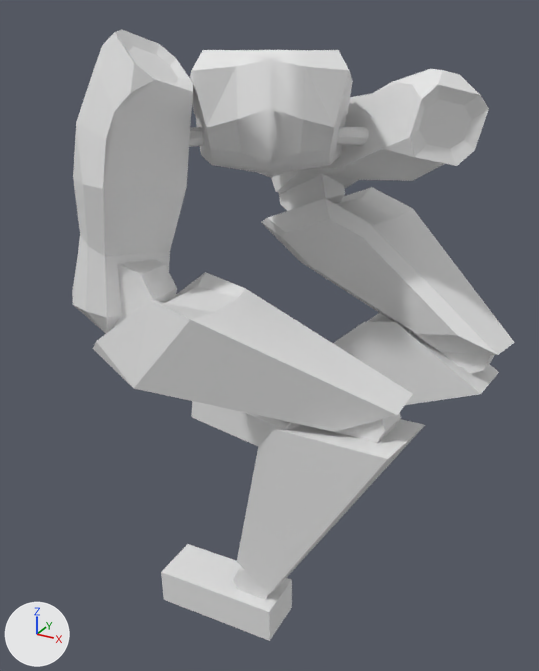
Before and after pictures for a commit that changed the FBX model Assets/_Project/Art/Blender Files/Legs-Bipedal-TwoJoint-Back.fbx.
Camera for both pictures: a 50 mm camera at (14.0, -24.4, 22.7) aimed at (0.9, -0.4, 10.7). The axes (+X, +Y, +Z) are drawn at lower left. The lights are the same throughout.

The first picture shows 'Mesh_Foot.L', 'Mesh_Foot.R', 'Mesh_Foot_Joint.L', 'Mesh_Leg1.L', 'Mesh_Leg1.R', 'Mesh_Leg1_Joint.R', 'Mesh_Leg2.L', 'Mesh_Leg2.R', 'Mesh_Leg2_Joint.L', 'Mesh_Leg2_Joint.R', 'Mesh_Leg3.L', 'Mesh_Leg3.R', 'Mesh_Leg3_Joint.L', 'Mesh_Leg3_Joint.R', 'Mesh_Trunk'.
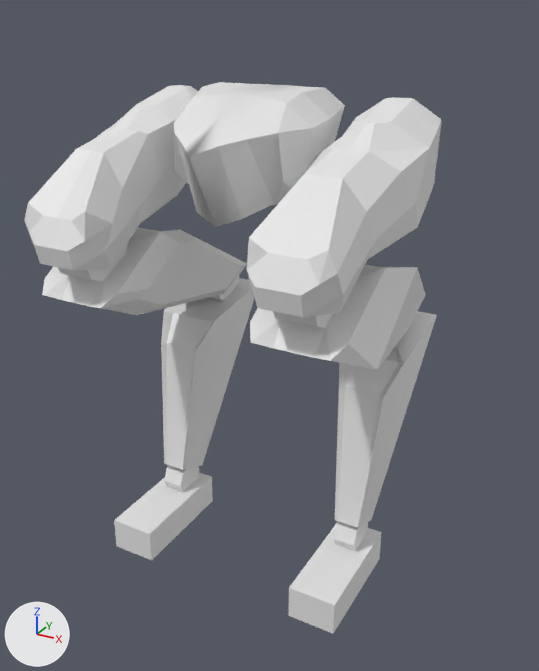
Changed parts and their boxes [x1, y1, x2, y2] in the pictures (539 x 671 px):
'Mesh_Leg1.L', moved, turned
    before: [72, 30, 193, 333]
    after: [247, 97, 442, 317]
'Mesh_Leg2.L', moved, turned
    before: [93, 272, 413, 432]
    after: [250, 265, 426, 370]
'Mesh_Leg1.R', moved, turned
    before: [271, 69, 489, 193]
    after: [24, 85, 198, 270]
'Mesh_Leg2.R', moved, turned
    before: [261, 187, 515, 355]
    after: [42, 228, 247, 315]
'Mesh_Trunk', moved, turned
    before: [190, 50, 353, 177]
    after: [174, 82, 345, 227]
'Mesh_Leg3.L', moved, turned
    before: [237, 419, 425, 594]
    after: [335, 311, 437, 528]
'Mesh_Leg3.R', moved, turned
    before: [285, 313, 499, 423]
    after: [161, 278, 254, 470]
'Mesh_Foot.L', moved, turned
    before: [161, 544, 292, 641]
    after: [288, 522, 381, 633]
'Mesh_Foot.R', moved, turned
    before: [191, 401, 291, 446]
    after: [114, 473, 213, 560]
'Mesh_Leg2_Joint.L', moved, turned
    before: [113, 259, 177, 326]
    after: [273, 311, 332, 328]
'Mesh_Leg2_Joint.R', moved, turned
    before: [279, 174, 345, 211]
    after: [58, 242, 128, 281]
'Mesh_Foot_Joint.L', moved, turned
    before: [233, 566, 269, 599]
    after: [334, 521, 368, 551]
'Mesh_Leg3_Joint.R', moved, turned
    before: [441, 352, 494, 374]
    after: [209, 275, 239, 300]
'Mesh_Foot_Joint.R', turned (not visible before)
    after: [164, 465, 199, 492]
'Mesh_Leg1_Joint.R', moved, turned (not visible afterwards)
    before: [337, 126, 369, 146]

The change, as a diff of the scene's bpy script:
```diff
--- a/Assets/_Project/Art/Blender Files/Legs-Bipedal-TwoJoint-Back.fbx.py
+++ b/Assets/_Project/Art/Blender Files/Legs-Bipedal-TwoJoint-Back.fbx.py
@@ ob_mesh_leg3_joint_r @@
 ob_mesh_leg3_joint_r = bpy.data.objects.new('Mesh_Leg3_Joint.R', me_cylinder_005)
-ob_mesh_leg3_joint_r.location = (-1.99, -2.11, 5.17)
-ob_mesh_leg3_joint_r.rotation_euler = (-0.667, -0.0992, -1.596)  # degrees (-38, -5.7, -91)
+ob_mesh_leg3_joint_r.location = (0.0, 0.0, 0.0)
@@ ob_mesh_leg3_r @@
 ob_mesh_leg3_r = bpy.data.objects.new('Mesh_Leg3.R', me_cube_006)
-ob_mesh_leg3_r.location = (-1.99, -2.11, 5.17)
-ob_mesh_leg3_r.rotation_euler = (-0.667, -0.0992, -1.596)  # degrees (-38, -5.7, -91)
+ob_mesh_leg3_r.location = (0.0, 0.0, 0.0)
@@ ob_mesh_leg1_r @@
 ob_mesh_leg1_r = bpy.data.objects.new('Mesh_Leg1.R', me_cube_008)
-ob_mesh_leg1_r.location = (-0.23, -4.93, 2.61)
-ob_mesh_leg1_r.rotation_euler = (0.0259, -0.238, -2.182)  # degrees (1.5, -14, -125)
+ob_mesh_leg1_r.location = (0.0, 0.0, 0.0)
@@ ob_mesh_leg2_l @@
 ob_mesh_leg2_l = bpy.data.objects.new('Mesh_Leg2.L', me_cube_007)
-ob_mesh_leg2_l.location = (3.66, -0.14, -0.92)
-ob_mesh_leg2_l.rotation_euler = (-3.005, -0.0374, -1.533)  # degrees (-172, -2.1, -88)
+ob_mesh_leg2_l.location = (0.0, 0.0, 0.0)
+ob_mesh_leg2_l.rotation_euler = (-3.142, 0.0, 0.0)  # degrees (-180, 0, 0)
 ob_mesh_leg2_l.scale = (-1.0, -1.0, -1.0)
@@ ob_mesh_leg2_joint_r @@
 ob_mesh_leg2_joint_r = bpy.data.objects.new('Mesh_Leg2_Joint.R', me_cylinder_006)
-ob_mesh_leg2_joint_r.location = (1.66, -1.33, 0.79)
-ob_mesh_leg2_joint_r.rotation_euler = (-0.148, -0.0498, -1.729)  # degrees (-8.5, -2.9, -99)
+ob_mesh_leg2_joint_r.location = (0.0, 0.0, 0.0)
@@ ob_mesh_leg1_joint_r @@
 ob_mesh_leg1_joint_r = bpy.data.objects.new('Mesh_Leg1_Joint.R', me_cylinder_008)
-ob_mesh_leg1_joint_r.location = (0.88, -2.53, 1.48)
-ob_mesh_leg1_joint_r.rotation_euler = (0.0625, -0.0783, -2.372)  # degrees (3.6, -4.5, -136)
+ob_mesh_leg1_joint_r.location = (0.0, 0.0, 0.0)
@@ ob_mesh_leg1_l @@
 ob_mesh_leg1_l = bpy.data.objects.new('Mesh_Leg1.L', me_cube_008)
-ob_mesh_leg1_l.location = (12.8, -5.13, 8.75)
-ob_mesh_leg1_l.rotation_euler = (-2.113, -0.139, -1.881)  # degrees (-121, -8, -108)
+ob_mesh_leg1_l.location = (0.0, 0.0, 0.0)
+ob_mesh_leg1_l.rotation_euler = (3.142, 0.0, 0.0)  # degrees (180, 0, 0)
 ob_mesh_leg1_l.scale = (-1.0, -1.0, -1.0)
@@ ob_mesh_foot_joint_l @@
 ob_mesh_foot_joint_l = bpy.data.objects.new('Mesh_Foot_Joint.L', me_cylinder_001)
-ob_mesh_foot_joint_l.location = (1.74, 0.42, -0.08)
-ob_mesh_foot_joint_l.rotation_euler = (-3.128, 0.00143, -1.545)  # degrees (-179, 0.1, -89)
+ob_mesh_foot_joint_l.location = (0.0, 0.0, 0.0)
+ob_mesh_foot_joint_l.rotation_euler = (-3.142, 0.0, 0.0)  # degrees (-180, 0, 0)
 ob_mesh_foot_joint_l.scale = (-1.0, -1.0, -1.0)
@@ ob_mesh_foot_joint_r @@
 ob_mesh_foot_joint_r.location = (-1.23, -2.06, 4.24)
-ob_mesh_foot_joint_r.rotation_euler = (-0.102, -0.0277, -1.62)  # degrees (-5.8, -1.6, -93)
@@ ob_mesh_leg2_joint_l @@
 ob_mesh_leg2_joint_l = bpy.data.objects.new('Mesh_Leg2_Joint.L', me_cylinder_006)
-ob_mesh_leg2_joint_l.location = (3.66, -0.14, -0.92)
-ob_mesh_leg2_joint_l.rotation_euler = (-3.005, -0.0374, -1.533)  # degrees (-172, -2.1, -88)
+ob_mesh_leg2_joint_l.location = (0.0, 0.0, 0.0)
+ob_mesh_leg2_joint_l.rotation_euler = (-3.142, 0.0, 0.0)  # degrees (-180, 0, 0)
 ob_mesh_leg2_joint_l.scale = (-1.0, -1.0, -1.0)
@@ ob_mesh_foot_l @@
 ob_mesh_foot_l = bpy.data.objects.new('Mesh_Foot.L', me_cube)
-ob_mesh_foot_l.location = (1.74, 0.42, -0.08)
-ob_mesh_foot_l.rotation_euler = (-3.128, 0.00143, -1.545)  # degrees (-179, 0.1, -89)
+ob_mesh_foot_l.location = (0.0, 0.0, 0.0)
+ob_mesh_foot_l.rotation_euler = (-3.142, 0.0, 0.0)  # degrees (-180, 0, 0)
 ob_mesh_foot_l.scale = (-1.0, -1.0, -1.0)
@@ ob_mesh_leg3_l @@
 ob_mesh_leg3_l = bpy.data.objects.new('Mesh_Leg3.L', me_cube_006)
-ob_mesh_leg3_l.location = (2.21, 0.37, -0.27)
-ob_mesh_leg3_l.rotation_euler = (-0.052, -3.095, 1.463)  # degrees (-3, -177, 84)
+ob_mesh_leg3_l.location = (0.0, 0.0, 0.0)
+ob_mesh_leg3_l.rotation_euler = (-3.142, 0.0, 0.0)  # degrees (-180, 0, 0)
 ob_mesh_leg3_l.scale = (-1.0, -1.0, -1.0)
@@ ob_mesh_trunk @@
 ob_mesh_trunk = bpy.data.objects.new('Mesh_Trunk', me_cube_005)
-ob_mesh_trunk.location = (1.93, -2.29, 1.35)
-ob_mesh_trunk.rotation_euler = (0.13, 0.0, -2.645)  # degrees (7.4, 0, -152)
+ob_mesh_trunk.location = (0.0, 0.0, 0.0)
@@ ob_mesh_foot_r @@
 ob_mesh_foot_r = bpy.data.objects.new('Mesh_Foot.R', me_cube)
-ob_mesh_foot_r.location = (-1.23, -2.06, 4.24)
-ob_mesh_foot_r.rotation_euler = (-0.102, -0.0277, -1.62)  # degrees (-5.8, -1.6, -93)
+ob_mesh_foot_r.location = (0.0, 0.0, 0.0)
@@ ob_mesh_leg2_r @@
 ob_mesh_leg2_r = bpy.data.objects.new('Mesh_Leg2.R', me_cube_007)
-ob_mesh_leg2_r.location = (1.66, -1.33, 0.79)
-ob_mesh_leg2_r.rotation_euler = (-0.148, -0.0498, -1.729)  # degrees (-8.5, -2.9, -99)
+ob_mesh_leg2_r.location = (0.0, 0.0, 0.0)
```
